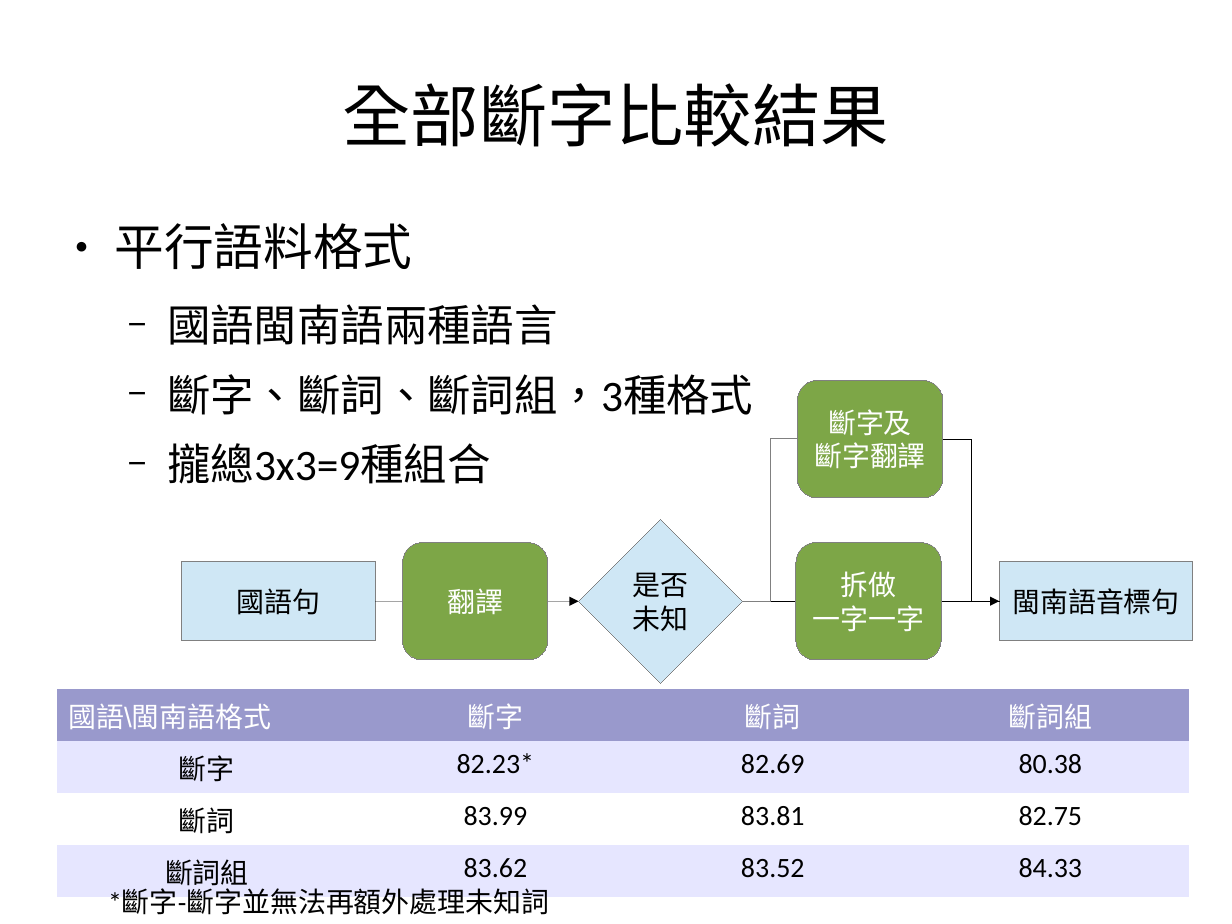
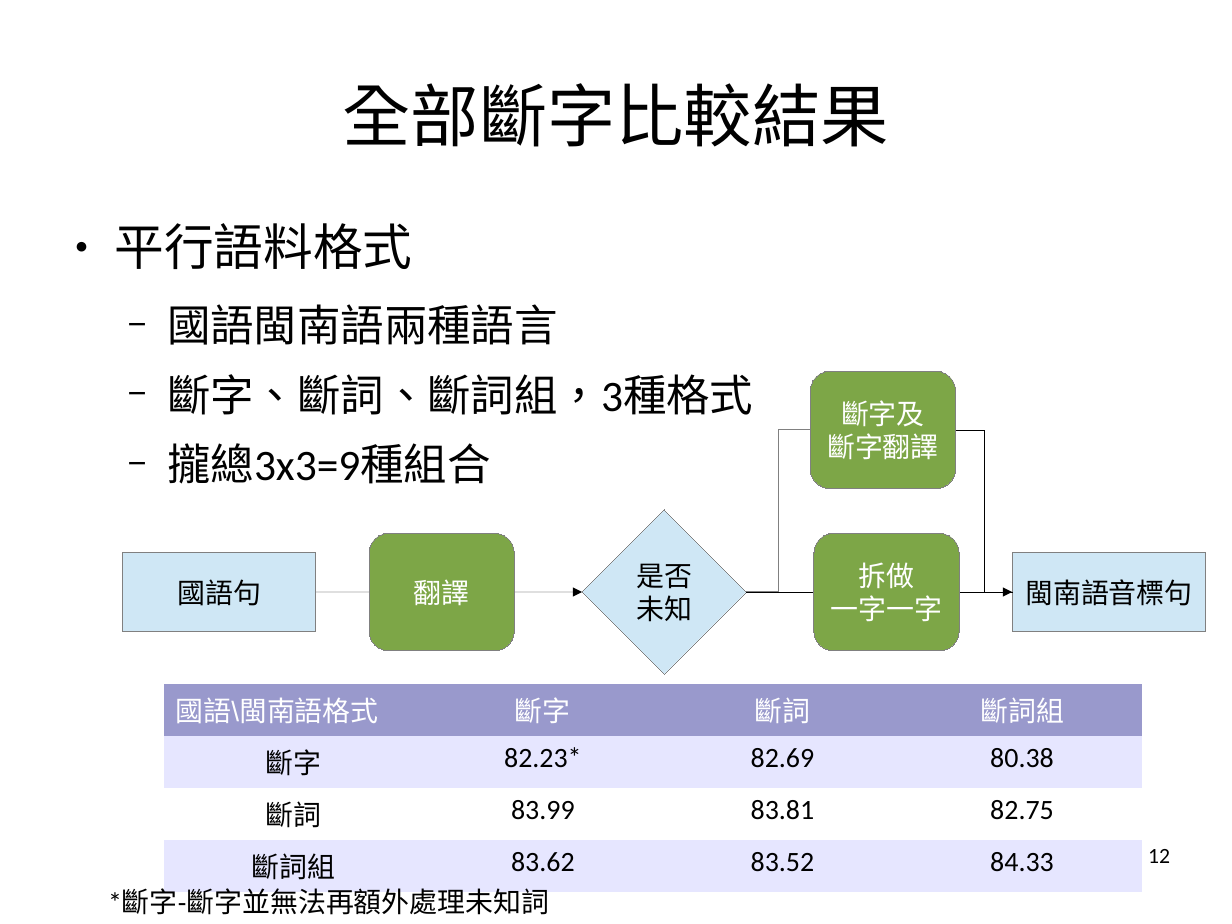
Before and after one commit to sih4sing5hong5/po3-ko3_tau5-iann2-phinn3, a slide deck: slide 12 of 翻譯報告.odp. Drawn at 1232x924 pixels with LibreOffice and Linux fonts; fonts in the diff are those of the drawing. Boxes give left, top, right and bottom in pixels: in the first picture for what was removed or moved away, otherwise in the second. Text is boxed around its words. In the diff, an @@ line names an element or a change of style, - is before the commit and + after.

```diff
--- a/翻譯報告.odp
+++ b/翻譯報告.odp
@@ rounded rectangle "斷字及": place and size @@
-rounded rectangle "斷字及" at bbox=[798, 380, 944, 497]
+rounded rectangle "斷字及" at bbox=[811, 371, 956, 489]
@@ elbow line moved from (743, 601) - (798, 439) to (747, 593) - (811, 430) @@
@@ elbow arrow moved from (944, 439) - (999, 601) to (956, 430) - (1013, 593) @@
@@ rounded rectangle "翻譯": place and size @@
-rounded rectangle "翻譯" at bbox=[402, 542, 548, 660]
+rounded rectangle "翻譯" at bbox=[369, 533, 514, 651]
@@ diamond "是否": place and size @@
-diamond "是否" at bbox=[579, 519, 743, 683]
+diamond "是否" at bbox=[582, 510, 747, 674]
@@ rounded rectangle "拆做": place and size @@
-rounded rectangle "拆做" at bbox=[796, 542, 941, 660]
+rounded rectangle "拆做" at bbox=[814, 533, 959, 651]
@@ rectangle "國語句": place and size @@
-rectangle "國語句" at bbox=[182, 561, 376, 641]
+rectangle "國語句" at bbox=[123, 552, 316, 632]
@@ rectangle "閩南語音標句": place and size @@
-rectangle "閩南語音標句" at bbox=[999, 561, 1193, 641]
+rectangle "閩南語音標句" at bbox=[1013, 552, 1206, 632]
@@ arrow moved from (376, 601) - (579, 601) to (316, 593) - (582, 593) @@
@@ line moved from (743, 601) - (999, 601) to (747, 593) - (1013, 593) @@
@@ table: place and size @@
-table at bbox=[57, 690, 1188, 894]
+table at bbox=[164, 684, 1140, 884]
@@ page number added at bbox=[1148, 849, 1170, 863], 14 pt, text #000000 @@
+12
```
Also in this commit, not shown: 64 other slides changed.
